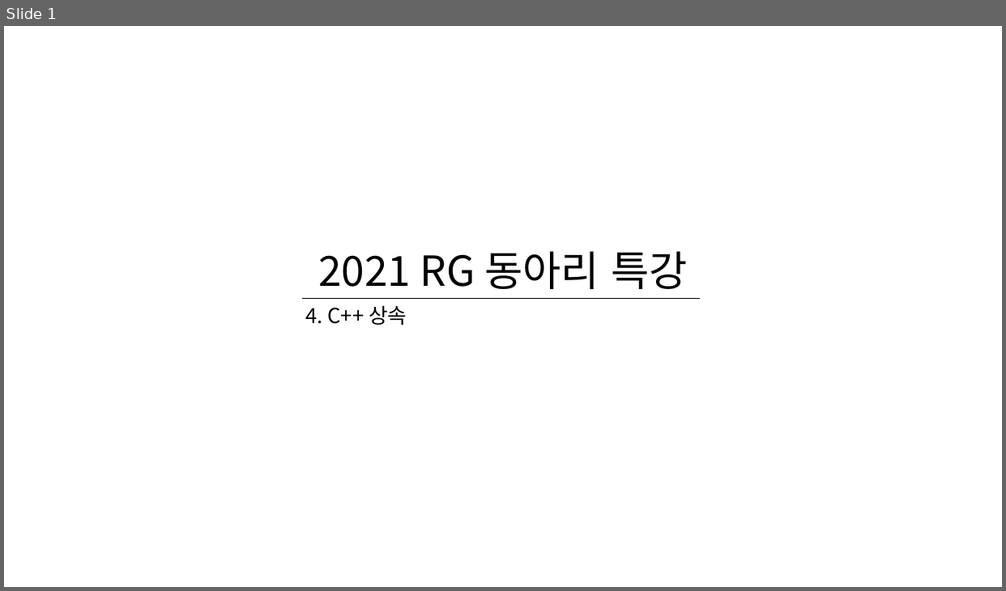
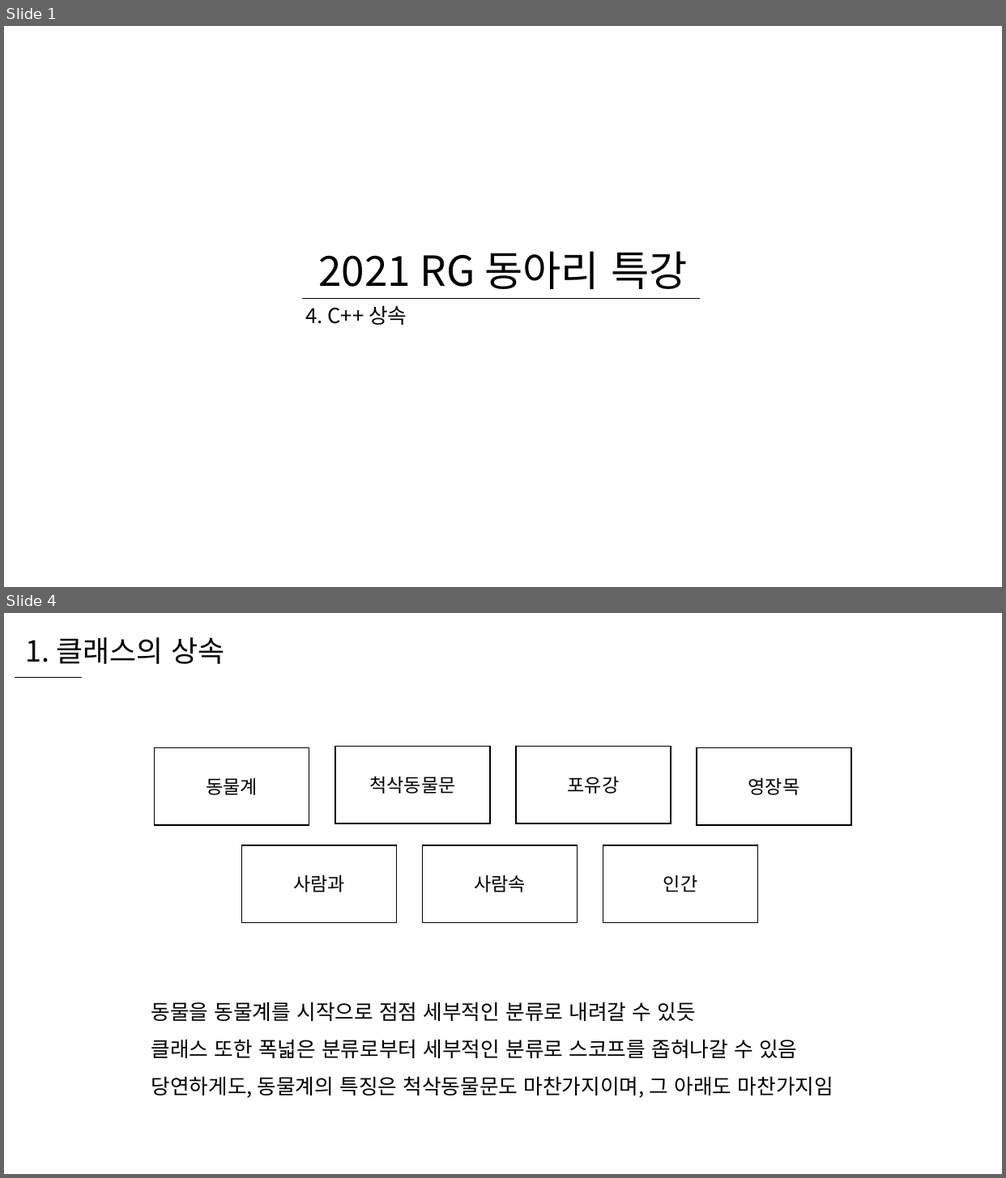
Before and after one commit to WooLyung/2021-RG-Lecture, a slide deck: 선행 자료/4 - C++ 상속.pptx. Shown one above the other, each under a label of ours: slide 1 before the commit, slides 1 and 4 after it; the slides between them are not shown. The pictures are 1006x591 and 1006x1178 pixels, drawn with LibreOffice and Linux fonts; fonts in the diff are those of the drawing. Boxes give left, top, right and bottom in pixels: in the first picture for what was removed or moved away, otherwise in the second. Text is boxed around its words. In the diff, an @@ line names an element or a change of style, - is before the commit and + after.

```diff
--- a/선행 자료/4 - C++ 상속.pptx
+++ b/선행 자료/4 - C++ 상속.pptx
@@ slide 4 added at [4, 613, 1002, 1174], background #FFFFFF @@
@@ text added at [25, 637, 224, 664], 28 pt, text #000000 @@
+1. 클래스의 상속
@@ line added from (15, 677) to (82, 677), #000000 0.5 pt @@
@@ group added at [155, 747, 851, 923]: 7 rectangles @@
+동물계
+척삭동물문
+포유강
+영장목
+사람과
+사람속
+인간
@@ text added at [151, 1002, 833, 1098], 20 pt, text #000000 @@
+동물을 동물계를 시작으로 점점 세부적인 분류로 내려갈 수 있듯
+클래스 또한 폭넓은 분류로부터 세부적인 분류로 스코프를 좁혀나갈 수 있음
+당연하게도, 동물계의 특징은 척삭동물문도 마찬가지이며, 그 아래도 마찬가지임
```
Also in this commit, not shown: 2 slides changed, 27 other slides added, 2 other files.
